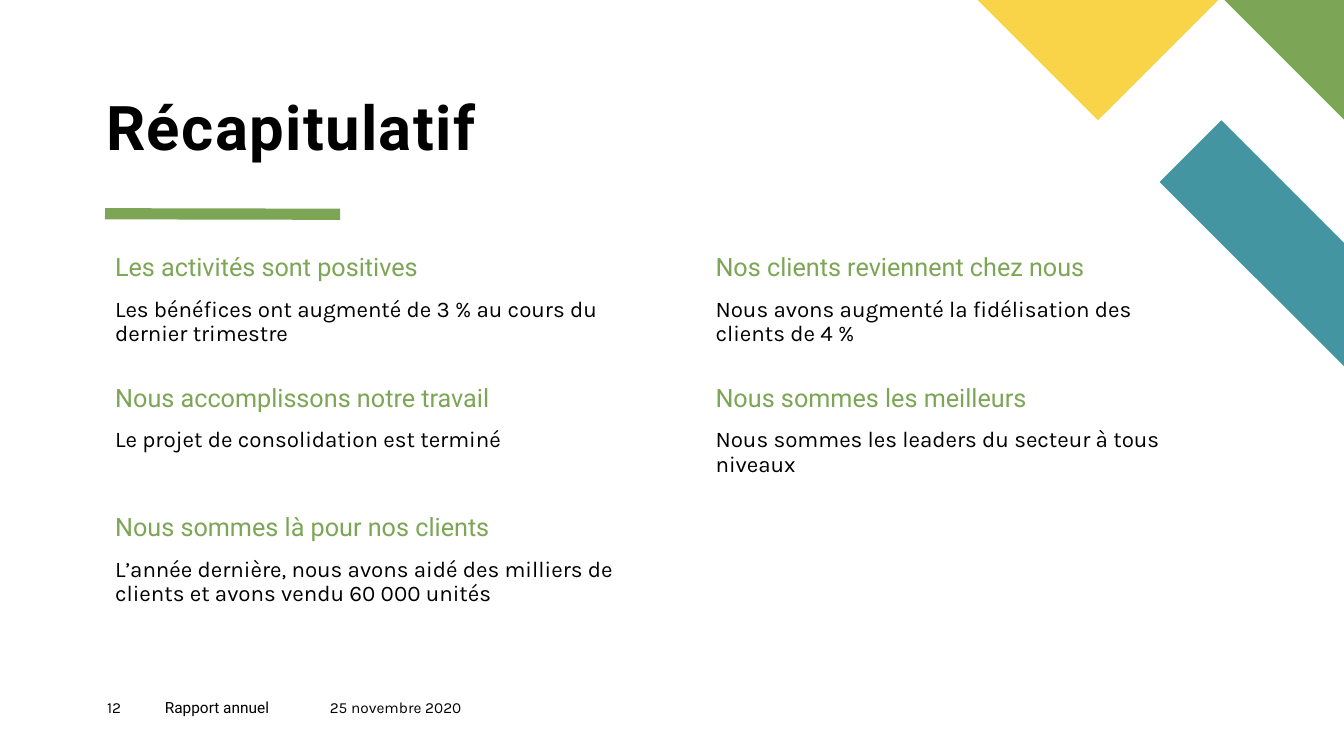
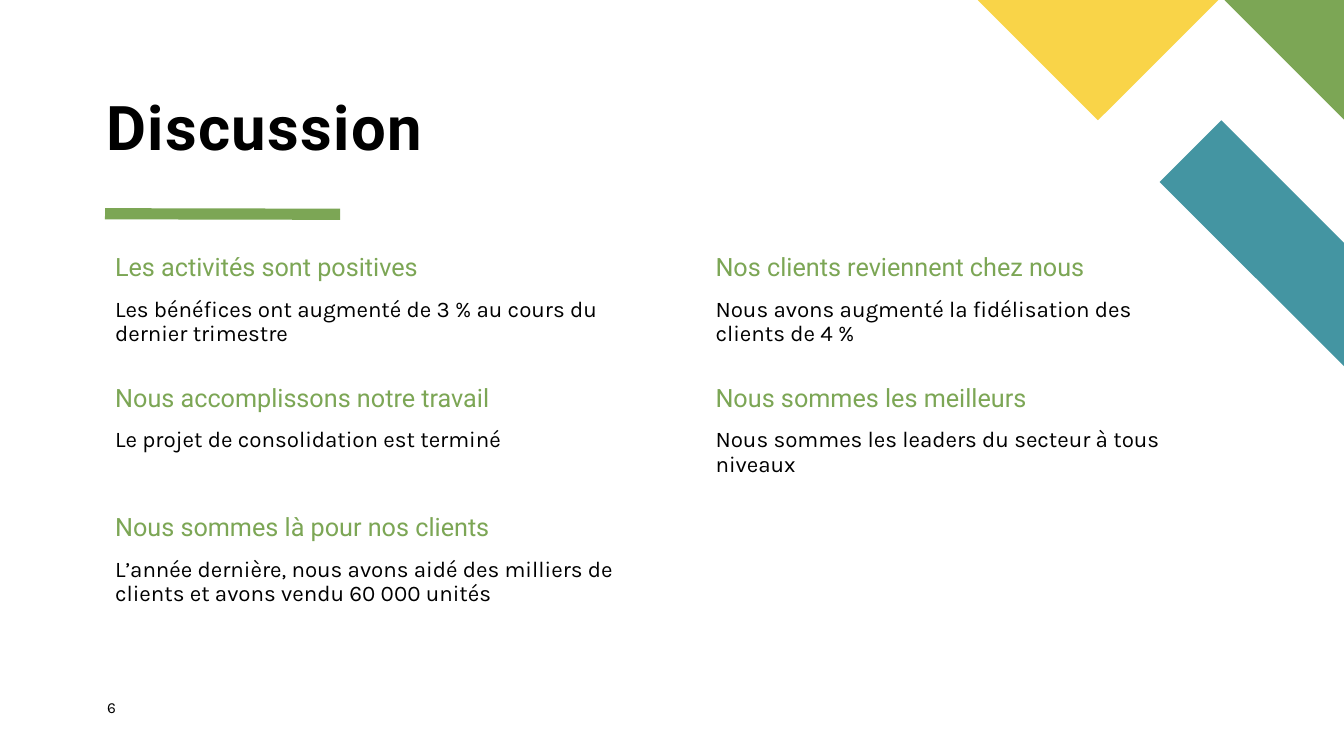
Before and after one commit to helmiri/INFO-F409-Exam_Project, a slide deck: slide 6 of doc/Slides.odp (slide 12 before the commit). Drawn at 1344x756 pixels with LibreOffice and Linux fonts; fonts in the diff are those of the drawing. Boxes give left, top, right and bottom in pixels: in the first picture for what was removed or moved away, otherwise in the second. Text is boxed around its words. In the diff, an @@ line names an element or a change of style, - is before the commit and + after.

```diff
--- a/doc/Slides.odp
+++ b/doc/Slides.odp
@@ title at [106, 104, 422, 151]: text changed @@
-Récapitulatif
+Discussion
@@ page number at [107, 703, 116, 713]: text changed @@
-12
+6
@@ text removed at [165, 701, 269, 716] @@
-Rapport annuel
@@ text removed at [330, 702, 461, 713] @@
-25 novembre 2020
```
Also in this commit, not shown: 6 other slides changed, 6 slides removed, 1 other file.
